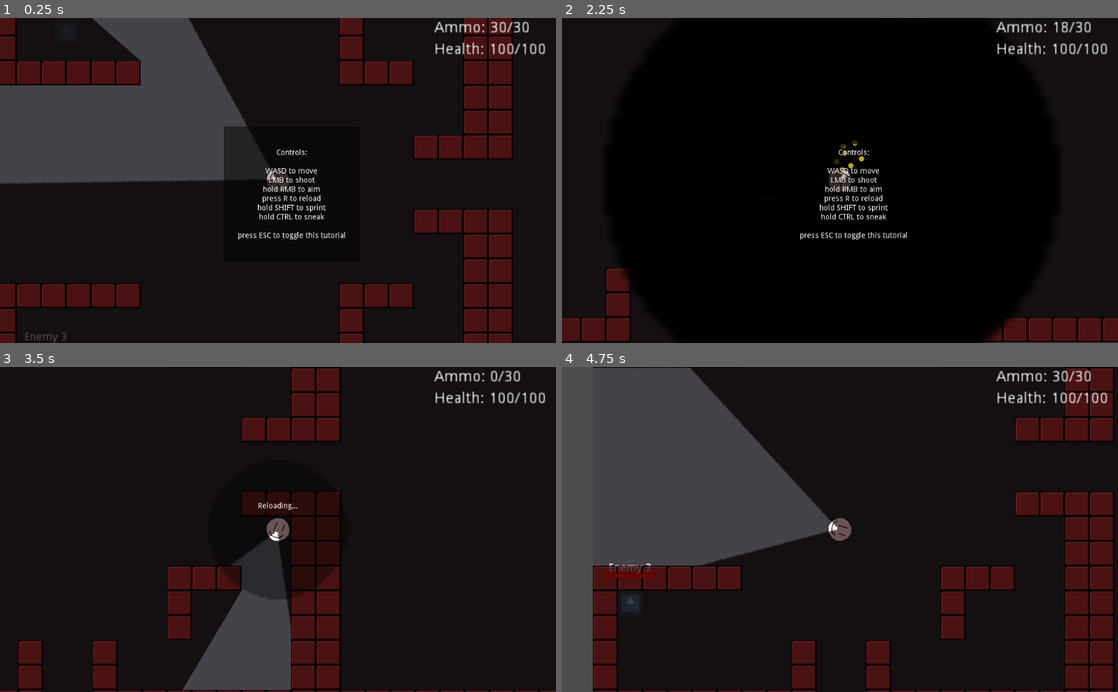
Above: before the commit, frames 1-4 (two rows, left to right).
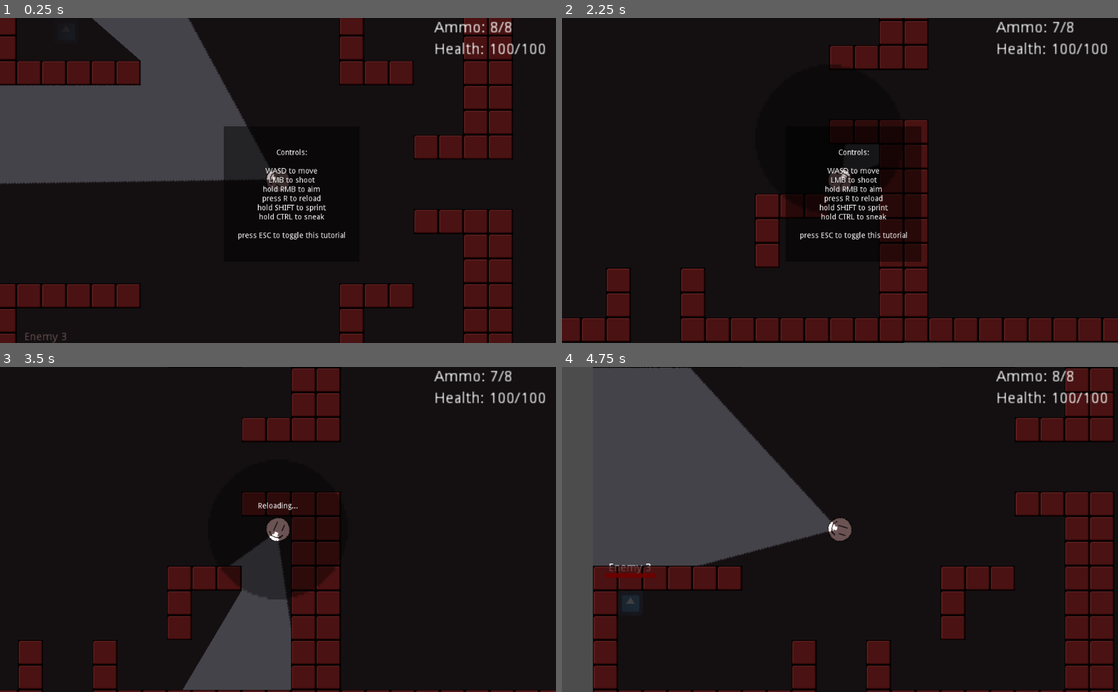
Above: after the commit, the same moments.

Repository: Rallas/4392-001TeamC
Game: Godot game, scene res://Scenes/DefaultScene.tscn
Same seed, same stepped clock (60 frames per second), same inputs: the game is played once before the commit and once after it. The engine's default icon, where the game draws it, is replaced by a stand-in: a white triangle on a blue panel in a dark square.
Inputs (mouse positions are in pixels of both pictures, inside the frame that each line leads up to):
- Up to frame 1 (0.25 s): no input
- Up to frame 2 (2.25 s): tap R (reload) at 0.5, 1.25, 2 s; move the mouse to (962, 164) at 0.52 s; hold D (move_right) 0.53-1.28 s; hold E (interact, bound only after the commit) 0.53-1.28 s; move the mouse to (728, 196) at 1.27 s; hold S (move_down) 1.28-2.03 s; right-click (728, 196) at 1.35 s; tap E (interact, bound only after the commit) at 1.55 s; move the mouse to (895, 109) at 2.02 s; press the mouse at (895, 109) at 2.03 s; hold D (move_right) from 2.03 s (still down)
- Up to frame 3 (3.5 s): tap E (interact, bound only after the commit) at 2.3, 3.05 s; tap R (reload) at 2.75 s; move the mouse to (250, 594) at 2.77 s; release D (move_right) at 2.78 s; release the mouse at (250, 594) at 2.78 s; hold W (move_up) from 2.78 s (still down); tap Ctrl (sneak) at 2.85 s
- Up to frame 4 (4.75 s): move the mouse to (1006, 578) at 3.52 s; release W (move_up) at 3.53 s; hold Shift (sprint) 3.53-4.28 s; hold A (move_left) from 3.53 s (still down); tap E (interact, bound only after the commit) at 3.8, 4.35 s; move the mouse to (673, 480) at 4.27 s

The runs differ from the first frame. In frame 1, 0.1% of the frame differs, in the area x 88-96%, y 1-5%; in frame 2, 12%, in the area x 10-96%, y 0-100%; in frame 3, less than 0.1%; in frame 4, 0.1%.

Commit message:
Added basics of interactible objects. Includes example radio object

Diff:
--- a/4392_TeamC_Prototype/Scenes/DefaultScene.tscn
+++ b/4392_TeamC_Prototype/Scenes/DefaultScene.tscn
@@ -9,6 +9,7 @@
 [ext_resource path="res://Scripts/LevelGenerator.gd" type="Script" id=7]
 [ext_resource path="res://Scripts/NoiseController.gd" type="Script" id=8]
 [ext_resource path="res://Scenes/UpdatePlayerHealth.gd" type="Script" id=9]
+[ext_resource path="res://Scenes/InteractibleObjects/Radio.tscn" type="PackedScene" id=11]
 
 [node name="RootNode" type="Node2D"]
 
@@ -96,10 +97,12 @@
 
 [node name="DefaultWeapon" parent="Player" instance=ExtResource( 4 )]
 scale = Vector2( 2, 2 )
-fireRate = 10
 
 [node name="CanvasModulate" type="CanvasModulate" parent="."]
 color = Color( 0.423529, 0.329412, 0.329412, 1 )
 
+[node name="Radio" parent="." instance=ExtResource( 11 )]
+position = Vector2( -714, -179 )
+
 [connection signal="updateHealth" from="Player" to="UI Container/HealthLabel" method="_on_Player_updateHealth"]
 [connection signal="updateAmmo" from="Player/DefaultWeapon" to="UI Container/AmmoLabel" method="_on_DefaultWeapon_updateAmmo"]
--- /dev/null
+++ b/4392_TeamC_Prototype/Scenes/InteractibleObjects/ObjectIsInteractible.tscn
@@ -0,0 +1,15 @@
+[gd_scene load_steps=3 format=2]
+
+[ext_resource path="res://Scripts/InteractableObject.gd" type="Script" id=1]
+
+[sub_resource type="CircleShape2D" id=1]
+radius = 45.62
+
+[node name="InteractionArea" type="Area2D"]
+script = ExtResource( 1 )
+
+[node name="CollisionShape2D" type="CollisionShape2D" parent="."]
+shape = SubResource( 1 )
+
+[connection signal="body_entered" from="." to="." method="_on_InteractibleObject_body_entered"]
+[connection signal="body_exited" from="." to="." method="_on_InteractibleObject_body_exited"]
--- /dev/null
+++ b/4392_TeamC_Prototype/Scenes/InteractibleObjects/Radio.tscn
@@ -0,0 +1,18 @@
+[gd_scene load_steps=5 format=2]
+
+[ext_resource path="res://Scenes/InteractibleObjects/ObjectIsInteractible.tscn" type="PackedScene" id=1]
+[ext_resource path="res://Scripts/Radio.gd" type="Script" id=2]
+[ext_resource path="res://Sprites/InteractibleObjectTemp.png" type="Texture" id=3]
+
+[sub_resource type="RectangleShape2D" id=1]
+
+[node name="Radio" type="StaticBody2D"]
+script = ExtResource( 2 )
+
+[node name="CollisionShape2D" type="CollisionShape2D" parent="."]
+shape = SubResource( 1 )
+
+[node name="Sprite" type="Sprite" parent="."]
+texture = ExtResource( 3 )
+
+[node name="InteractionArea" parent="." instance=ExtResource( 1 )]
--- a/4392_TeamC_Prototype/Scenes/Weapon.tscn
+++ b/4392_TeamC_Prototype/Scenes/Weapon.tscn
@@ -4,6 +4,3 @@
 
 [node name="DefaultWeapon" type="Node2D"]
 script = ExtResource( 1 )
-fireRate = 100
-fullAuto = true
-magSize = 30
--- /dev/null
+++ b/4392_TeamC_Prototype/Scripts/InteractableObject.gd
@@ -0,0 +1,27 @@
+extends Area2D
+
+export var instant = true
+var playerInRange = false
+
+# Called when the node enters the scene tree for the first time.
+func _ready():
+	pass
+
+# Called every frame. 'delta' is the elapsed time since the previous frame.
+func _process(delta):
+	if instant:
+		if playerInRange and Input.is_action_just_pressed("interact"):
+			get_parent().Interact()
+	else:
+		if playerInRange and Input.is_action_pressed("interact"):
+			get_parent().Interact()
+
+
+func _on_InteractibleObject_body_entered(body):
+	if body.is_in_group("Player"):
+		playerInRange = true
+
+
+func _on_InteractibleObject_body_exited(body):
+	if body.is_in_group("Player"):
+		playerInRange = false
--- /dev/null
+++ b/4392_TeamC_Prototype/Scripts/Radio.gd
@@ -0,0 +1,28 @@
+extends StaticBody2D
+
+
+onready var NC = get_node("/root/RootNode/NoiseController")
+# Declare member variables here. Examples:
+# var a = 2
+# var b = "text"
+
+var radioIsOn = false
+var lastNoiseTime = 0
+var noiseInterval = 400
+var noiseIntensity = 100
+
+# Called when the node enters the scene tree for the first time.
+func _ready():
+	pass
+
+# Called every frame. 'delta' is the elapsed time since the previous frame.
+func _process(delta):
+
+	if radioIsOn and OS.get_ticks_msec() - lastNoiseTime > noiseInterval:
+		lastNoiseTime = OS.get_ticks_msec()
+		NC.CreateNoise(global_position, noiseIntensity)
+
+	pass # Replace with function body.
+
+func Interact():
+	radioIsOn = not radioIsOn
--- /dev/null
+++ b/4392_TeamC_Prototype/Scripts/SampleInteraction.gd
@@ -0,0 +1,18 @@
+extends Node2D
+
+
+# Declare member variables here. Examples:
+# var a = 2
+# var b = "text"
+
+
+# Called when the node enters the scene tree for the first time.
+func _ready():
+	pass # Replace with function body.
+
+func Interact():
+	print("(t=%d) Object interacted!" % [OS.get_ticks_msec()])
+
+# Called every frame. 'delta' is the elapsed time since the previous frame.
+#func _process(delta):
+#	pass
--- a/4392_TeamC_Prototype/Scripts/Weapon.gd
+++ b/4392_TeamC_Prototype/Scripts/Weapon.gd
@@ -16,7 +16,7 @@
 ##############################################
 # Configurable Weapon properties
 export var bulletSpeed = 500		# (I think pixels/second)
-export var fireRate = 30 			# Milliseconds between shots
+export var fireRate = 100 			# Milliseconds between shots
 export var fullAuto = false		# Hold fire button or click each shot
 export var bulletRange = 1000		# Pixels traveled before delete
 export var magSize = 8				# Num shots before reloading
--- a/4392_TeamC_Prototype/project.godot
+++ b/4392_TeamC_Prototype/project.godot
@@ -69,6 +69,11 @@
 "events": [ Object(InputEventKey,"resource_local_to_scene":false,"resource_name":"","device":0,"alt":false,"shift":false,"control":false,"meta":false,"command":false,"pressed":false,"scancode":16777238,"physical_scancode":0,"unicode":0,"echo":false,"script":null)
  ]
 }
+interact={
+"deadzone": 0.5,
+"events": [ Object(InputEventKey,"resource_local_to_scene":false,"resource_name":"","device":0,"alt":false,"shift":false,"control":false,"meta":false,"command":false,"pressed":false,"scancode":69,"physical_scancode":0,"unicode":0,"echo":false,"script":null)
+ ]
+}
 
 [layer_names]
 
Not shown: 1 places in 4392_TeamC_Prototype/Scenes/DefaultScene.tscn that only renumber resources
Binary file added: 4392_TeamC_Prototype/Sprites/InteractibleObjectTemp.png
Not shown, added: 4392_TeamC_Prototype/Sprites/InteractibleObjectTemp.png.import
